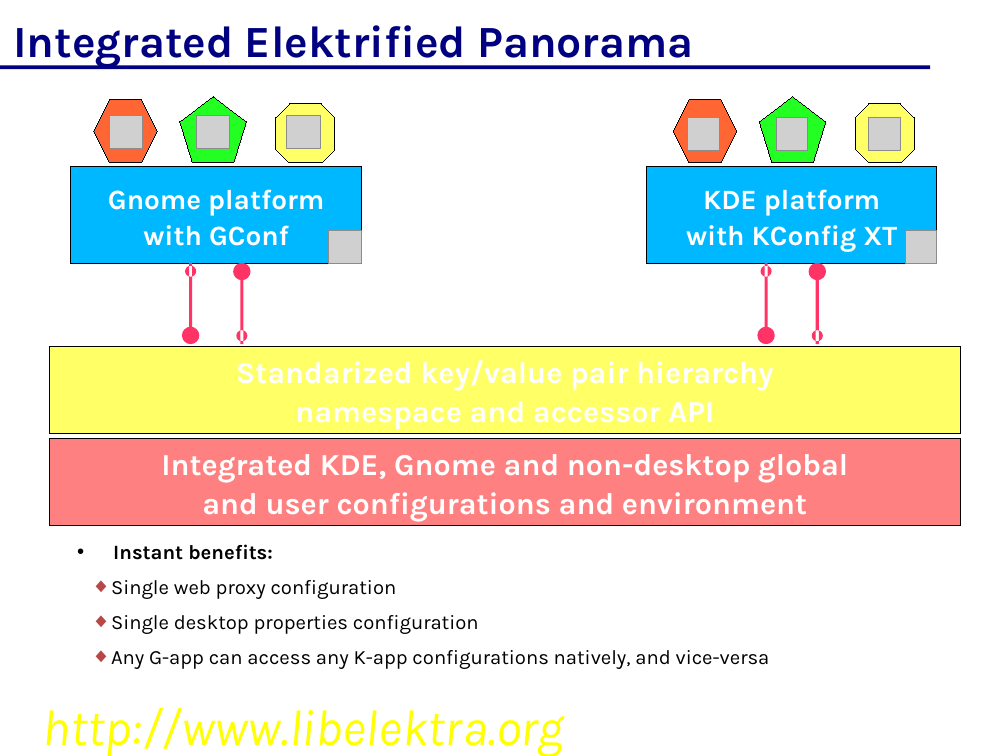
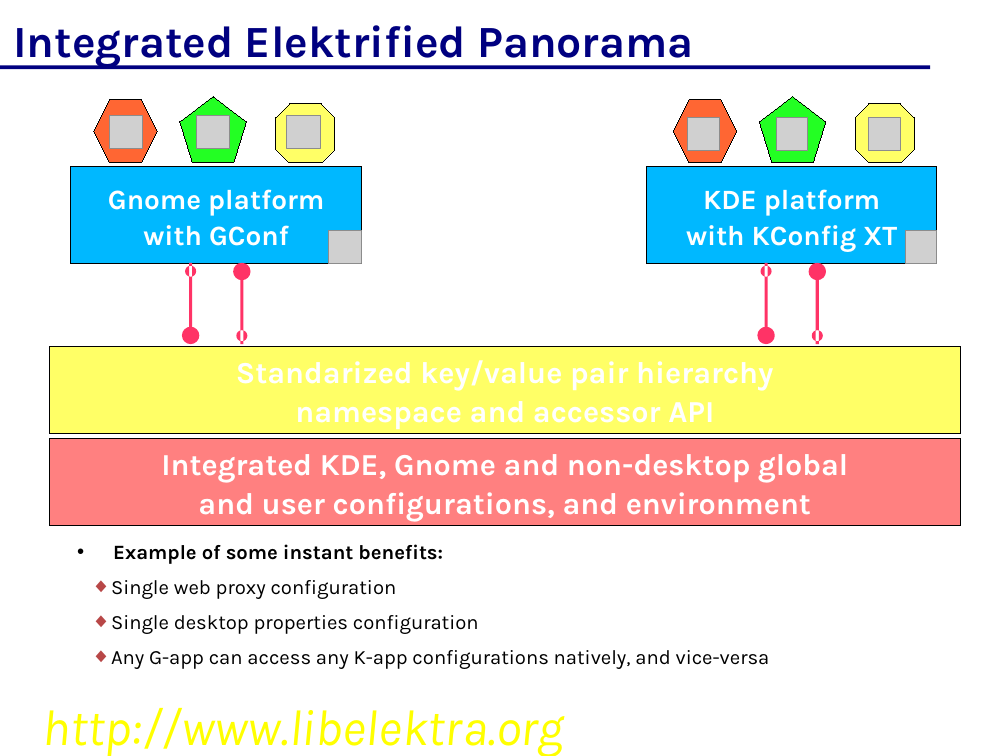
Before and after one commit to ElektraInitiative/libelektra, a slide deck: slide 30 of doc/elektra.odp (slide 29 before the commit). Drawn at 1008x756 pixels with LibreOffice and Linux fonts; fonts in the diff are those of the drawing; grey boxes stand for pictures; background and template pictures are left out. Boxes give left, top, right and bottom in pixels: in the first picture for what was removed or moved away, otherwise in the second. Text is boxed around its words. In the diff, an @@ line names an element or a change of style, - is before the commit and + after.

```diff
--- a/doc/elektra.odp
+++ b/doc/elektra.odp
@@ text in rectangle at (161, 454, 848, 522): text changed @@
-Integrated KDE, Gnome and non-desktop global
-and user configurations and environment
+Integrated KDE, Gnome and non-desktop global
+and user configurations, and environment
@@ text at (113, 544, 443, 564): text changed @@
-• Instant benefits:
+• Example of some instant benefits:
```
Also in this commit, not shown: 6 other slides changed, 2 slides added, 1 slide removed.
